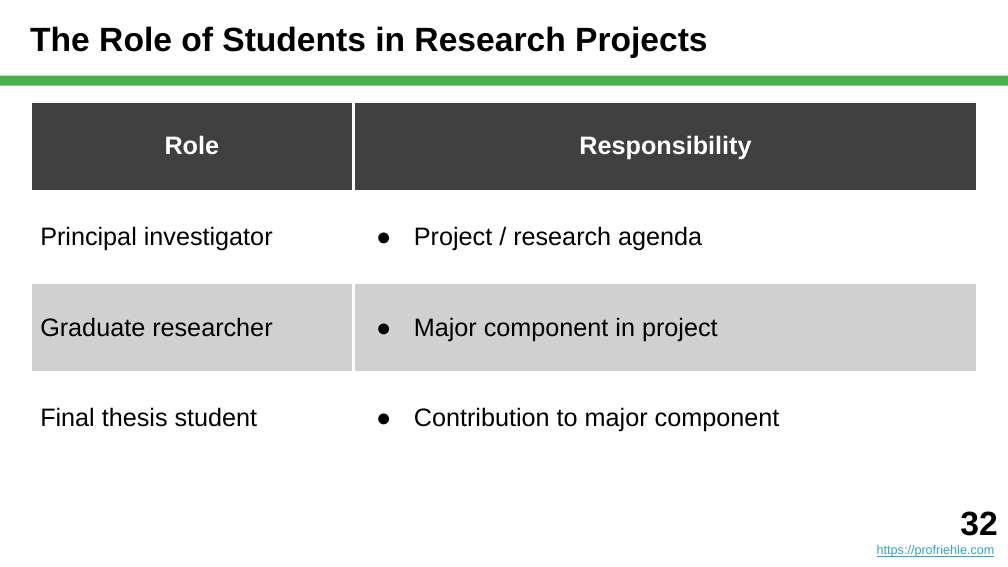
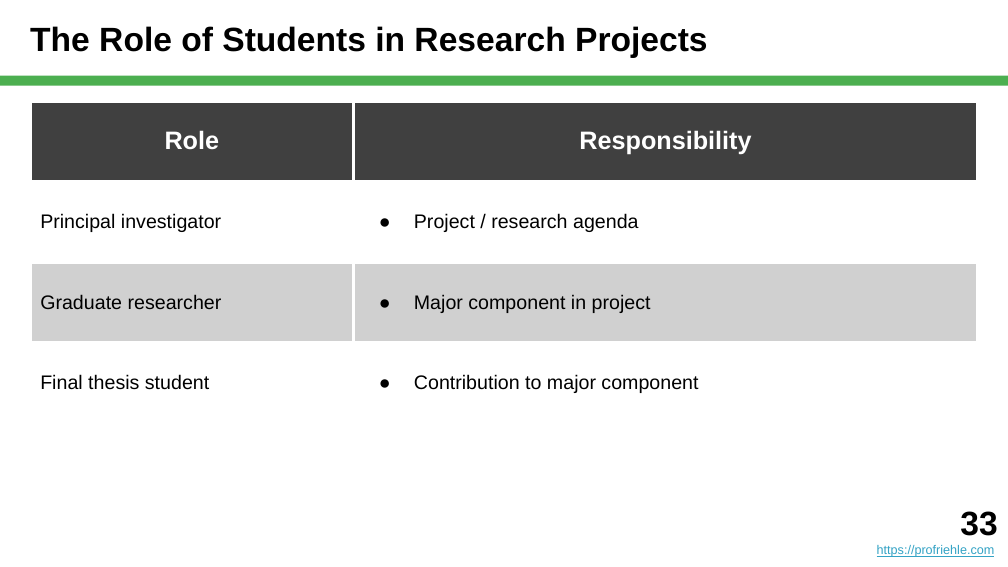
Before and after one commit to dirkriehle/nyt-course, a slide deck: slide 33 of Lecture slides/NYT B01 - What is Science.pptx (slide 32 before the commit). Drawn at 1008x567 pixels with LibreOffice and Linux fonts; fonts in the diff are those of the drawing. Boxes give left, top, right and bottom in pixels: in the first picture for what was removed or moved away, otherwise in the second. Text is boxed around its words. In the diff, an @@ line names an element or a change of style, - is before the commit and + after.

```diff
--- a/Lecture slides/NYT B01 - What is Science.pptx
+++ b/Lecture slides/NYT B01 - What is Science.pptx
@@ table at [30, 101, 978, 431] @@
@@ size 18 to 14 pt in "Principal investigator", "Project / research agenda", "Graduate researcher", "Major component in project" and 2 more places @@
@@ indent changed @@
@@ text at [960, 511, 997, 536]: text changed @@
-32
+33
```
Also in this commit, not shown: 11 other slides changed, 1 slide added, 3 other files.
